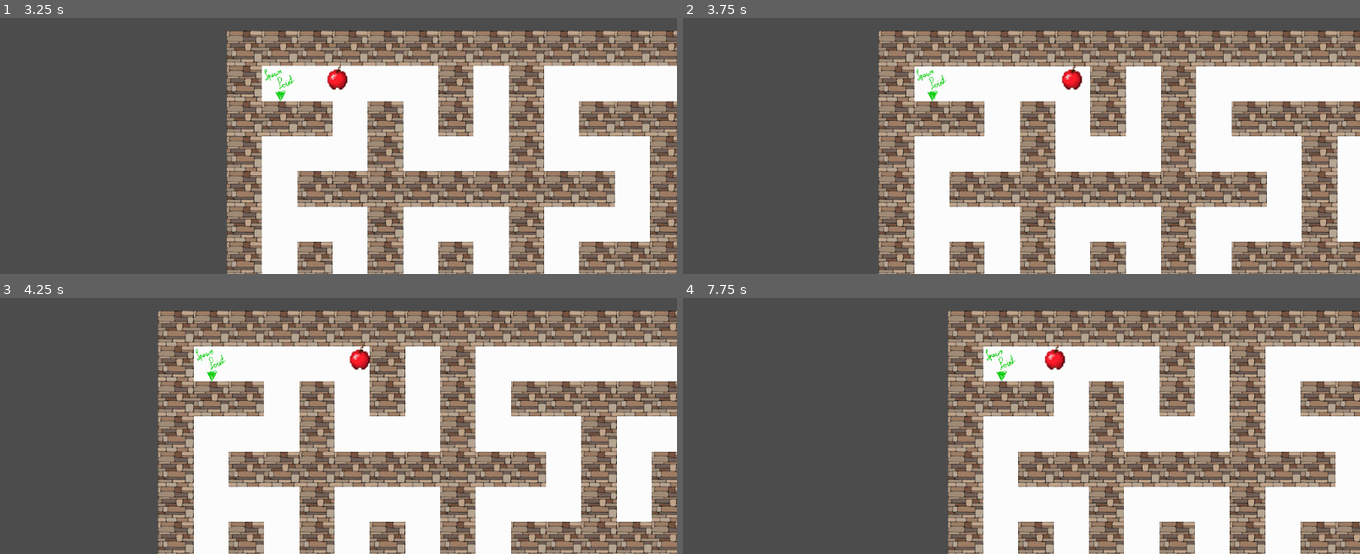
Above: before the commit, frames 1-4 (two rows, left to right).
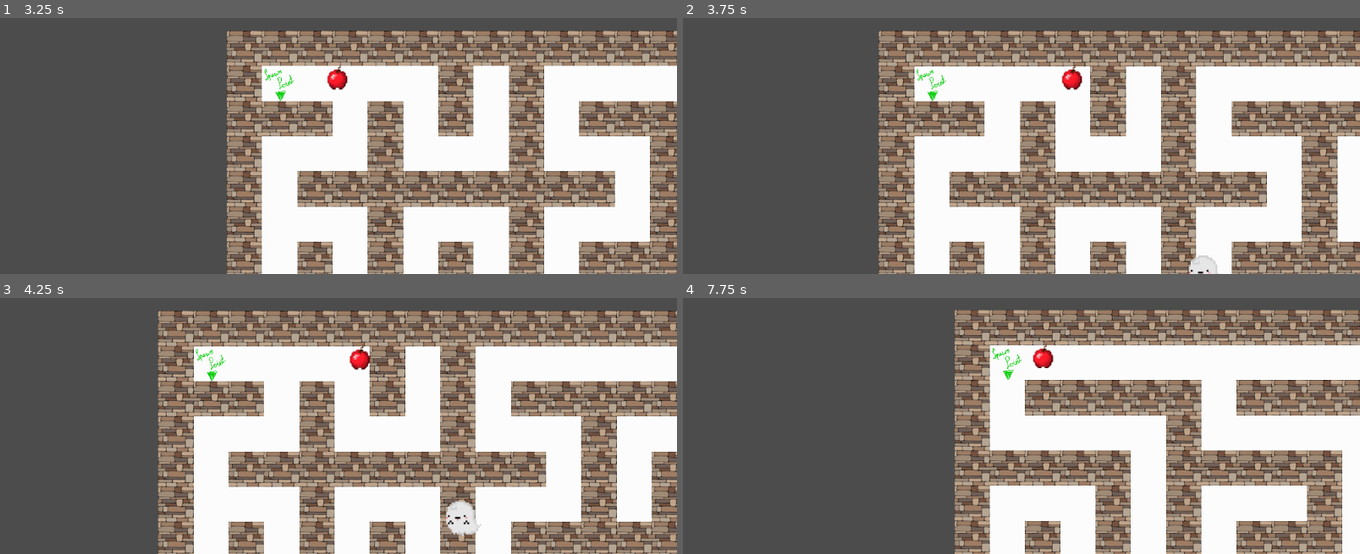
Above: after the commit, the same moments.

Repository: Fuuulkrum7/Maze_2D
Game: Godot game, scene res://Scenes/Main.tscn
Same seed, same stepped clock (60 frames per second), same inputs: the game is played once before the commit and once after it.
Inputs (mouse positions are in pixels of both pictures, inside the frame that each line leads up to):
- Up to frame 1 (3.25 s): tap Enter at 0.5 s; move the mouse to (487, 56) at 0.52 s; hold Right (ui_right) 0.53-2.03 s; click (487, 56) at 0.67 s; tap Up (ui_up) at 0.77, 1.52, 3.02 s; move the mouse to (203, 94) at 1.27 s; move the mouse to (outside the picture) at 2.02 s; hold Left (ui_left) 2.03-2.78 s; move the mouse to (304, 156) at 2.77 s; hold Right (ui_right) from 2.78 s (still down); click (304, 156) at 2.92 s
- Up to frame 2 (3.75 s): keep holding Right (ui_right); move the mouse to (1224, 135) at 3.52 s
- Up to frame 3 (4.25 s): keep holding Right (ui_right); tap Up (ui_up) at 3.77 s
- Up to frame 4 (7.75 s): move the mouse to (outside the picture) at 4.27 s; release Right (ui_right) at 4.28 s; hold Left (ui_left) 4.28-5.03 s; tap Up (ui_up) at 4.52, 6.02, 6.77, 7.52 s; move the mouse to (1055, 356) at 5.02 s; hold Right (ui_right) 5.03-5.78 s; click (1055, 356) at 5.17 s; move the mouse to (outside the picture) at 5.77 s; hold Left (ui_left) 5.78-7.28 s; move the mouse to (1170, 336) at 6.52 s; move the mouse to (886, 374) at 7.27 s; hold Right (ui_right) from 7.28 s (still down); click (886, 374) at 7.42 s

Frame 1 is identical in both runs. In frame 2, 0.1% of the frame differs, in the area x 74-80%, y 92-100%; in frame 3, 0.5%; in frame 4, 32%, in the area x 39-100%, y 4-100%.

Commit message:
Исправил баг с движением

Diff:
--- a/Scripts/Ghost.gd
+++ b/Scripts/Ghost.gd
@@ -25,7 +25,7 @@
 	var delta_pos = player_pos - position
 	var max_delta = max(abs(delta_pos.x), abs(delta_pos.y))
 
-	if sqrt(delta_pos.x * delta_pos.x + delta_pos.y * delta_pos.y) < 700:
+	if sqrt(delta_pos.x * delta_pos.x + delta_pos.y * delta_pos.y) < 800:
 		delta_pos /= max_delta
 
 		position += delta_pos.normalized() * speed
--- a/Scripts/Main.gd
+++ b/Scripts/Main.gd
@@ -19,8 +19,8 @@
 			else:
 				$Maze.set_cellv(Vector2(x, y), 1)
 
-	var ghost_pos = Vector2((int((randi() % int(WIDTH * 0.8) + WIDTH * 0.1) / 2) * 2 + 1) * 64,
-							(int((randi() % int(HEIGHT * 0.8) + HEIGHT * 0.1) / 2) * 2 + 1) * 64)
+	var ghost_pos = Vector2((int((randi() % int(WIDTH * 0.6) + WIDTH * 0.2) / 2) * 2 + 1) * 64,
+							(int((randi() % int(HEIGHT * 0.6) + HEIGHT * 0.2) / 2) * 2 + 1) * 64)
 
 	$Ghost.position = ghost_pos
 
